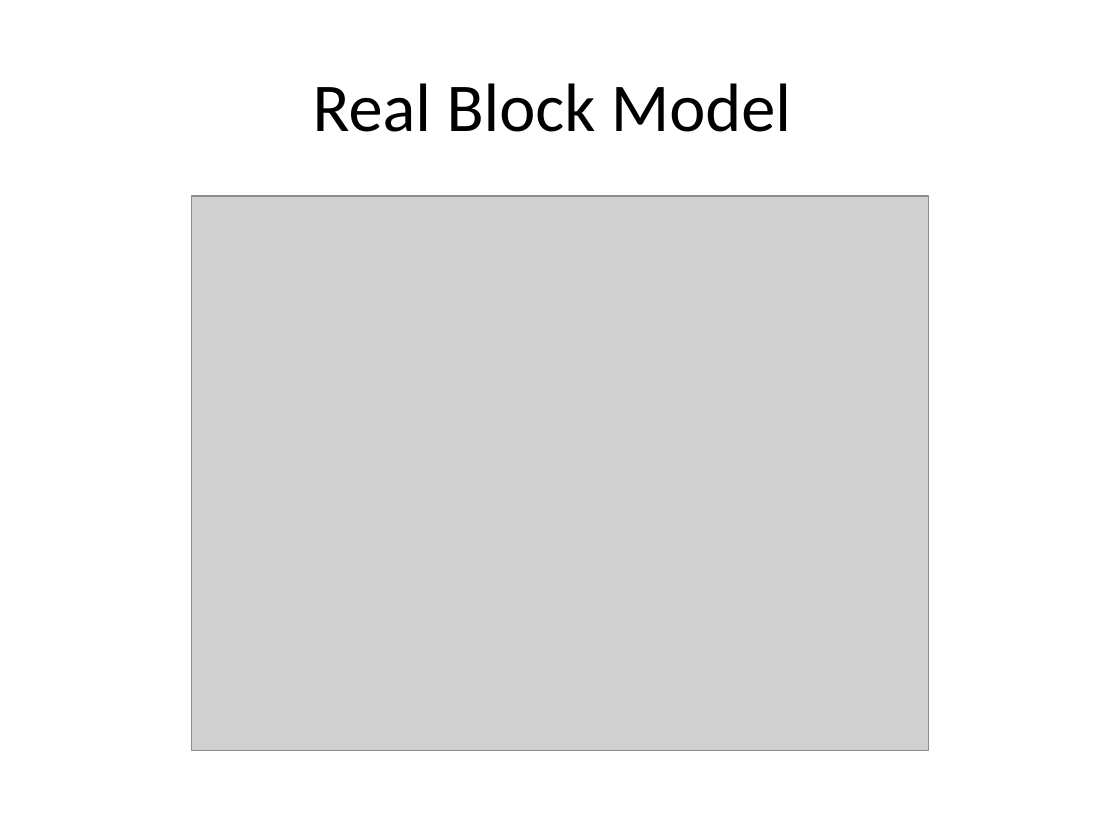
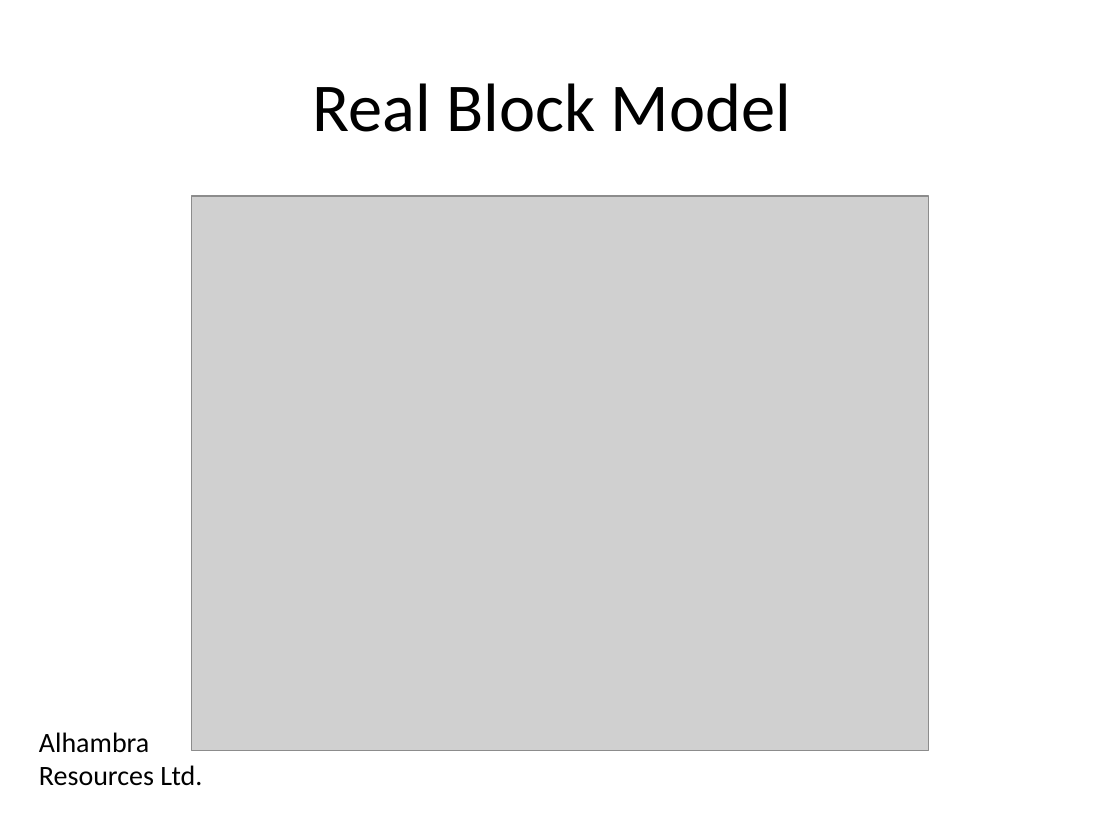
Before and after one commit to markovisnjic/GEOL_5700_Final_Project, a slide deck: slide 8 of Surface_Mine_Optimization.pptx. Drawn at 1120x840 pixels with LibreOffice and Linux fonts; fonts in the diff are those of the drawing; grey boxes stand for pictures. Boxes give left, top, right and bottom in pixels: in the first picture for what was removed or moved away, otherwise in the second. Text is boxed around its words. In the diff, an @@ line names an element or a change of style, - is before the commit and + after.

Commit message:
Final Presentation

```diff
--- a/Surface_Mine_Optimization.pptx
+++ b/Surface_Mine_Optimization.pptx
@@ text added at [39, 732, 202, 786], 18 pt, text #000000 @@
+Alhambra Resources Ltd.
```
Also in this commit, not shown: 1 slide added.
